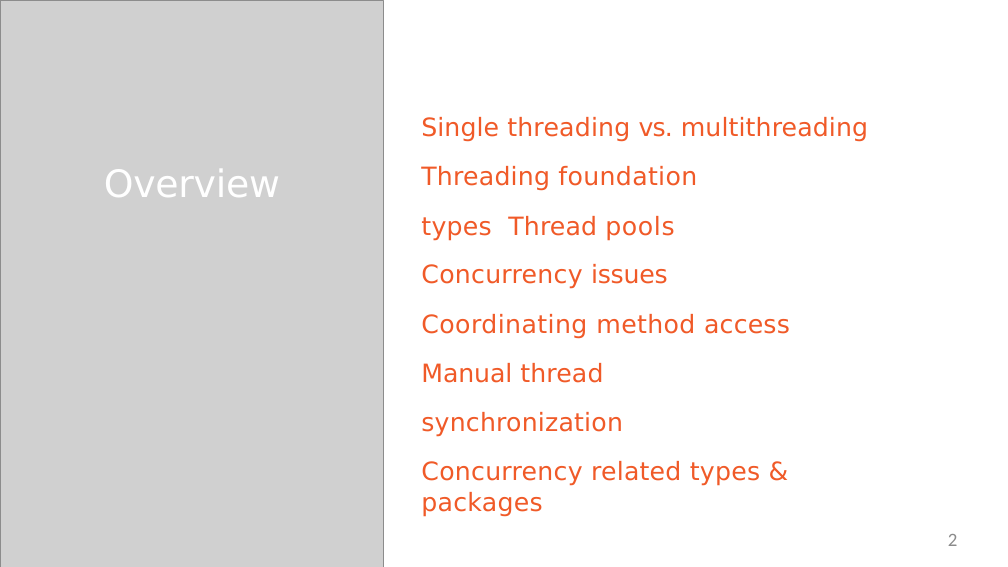
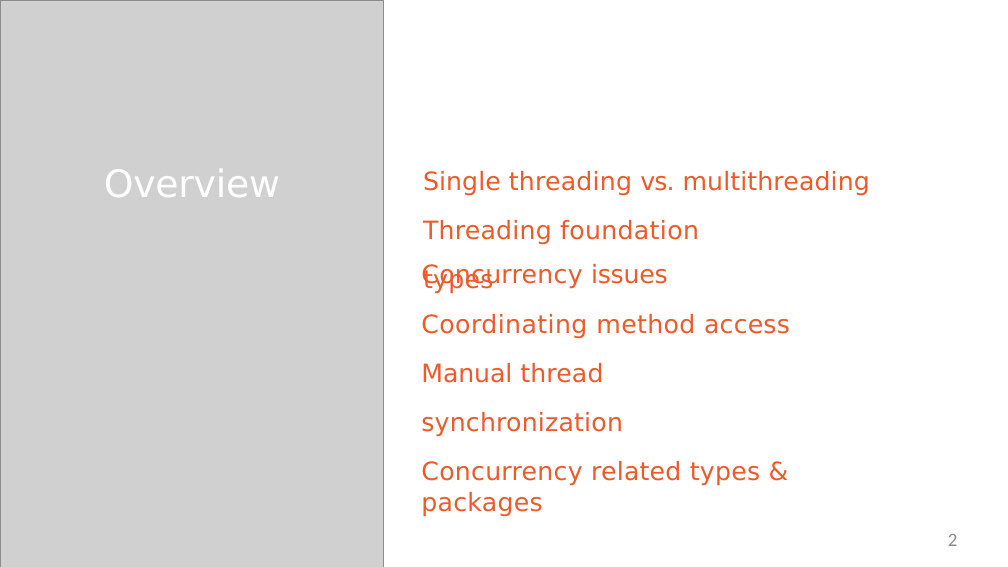
Before and after one commit to StevenJoseph19/DXC-FSD, a slide deck: slide 2 of 1. Core Java/Day 4/Slides/12. Multithreading and Concurrency/multithreading-and-concurrency-slides.pptx. Drawn at 1008x567 pixels with LibreOffice and Linux fonts; fonts in the diff are those of the drawing; grey boxes stand for pictures. Boxes give left, top, right and bottom in pixels: in the first picture for what was removed or moved away, otherwise in the second. Text is boxed around its words. In the diff, an @@ line names an element or a change of style, - is before the commit and + after.

```diff
--- a/1. Core Java/Day 4/Slides/12. Multithreading and Concurrency/multithreading-and-concurrency-slides.pptx
+++ b/1. Core Java/Day 4/Slides/12. Multithreading and Concurrency/multithreading-and-concurrency-slides.pptx
@@ title "Single threading vs. multithreading": place and size @@
-title "Single threading vs. multithreading" at <box>421,117,868,241</box>
+title "Single threading vs. multithreading" at <box>423,171,870,294</box>
@@ title at <box>423,220,699,294</box>: text changed @@
-Threading foundation types Thread pools
+Threading foundation types
```
Also in this commit, not shown: 14 other files.
